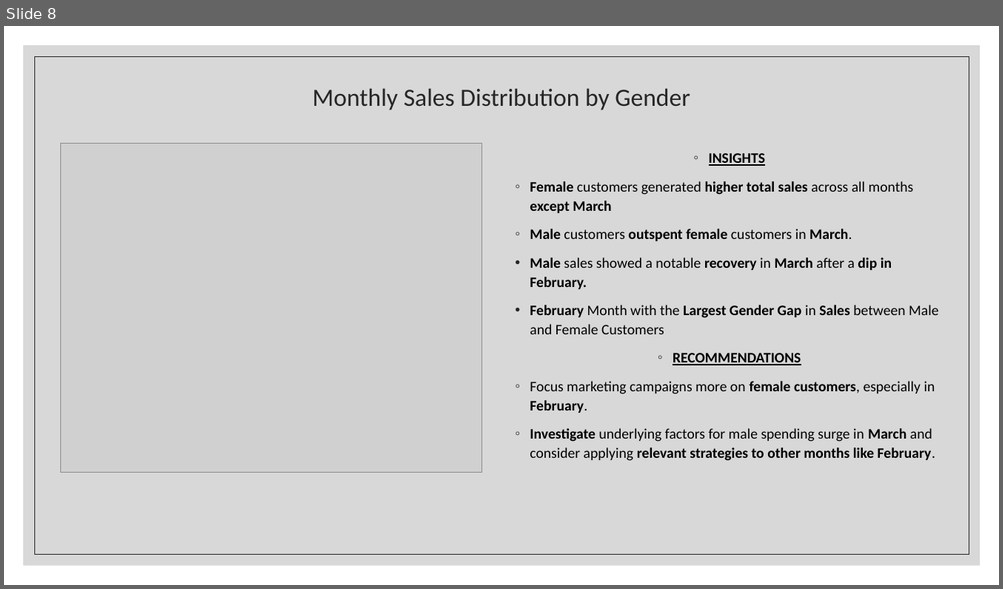
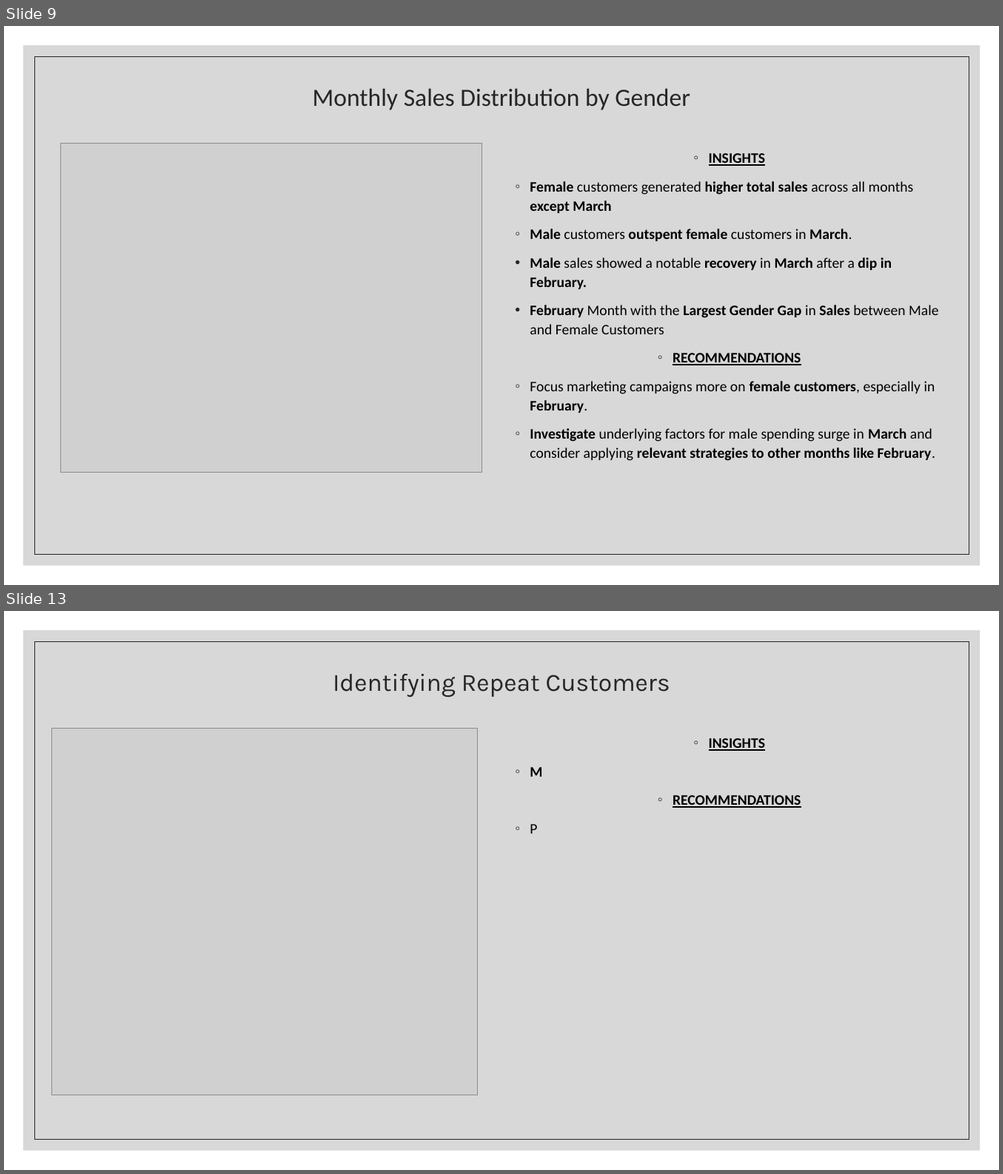
Before and after one commit to ajaythakur958/Walmart-Sales-analysis, a slide deck: Walmart analysis.pptx. Shown one above the other, each under a label of ours: slide 8 before the commit, slides 9 and 13 after it; the slides between them are not shown. The pictures are 1003x589 and 1003x1174 pixels, drawn with LibreOffice and Linux fonts; fonts in the diff are those of the drawing; grey boxes stand for pictures. Boxes give left, top, right and bottom in pixels: in the first picture for what was removed or moved away, otherwise in the second. Text is boxed around its words. In the diff, an @@ line names an element or a change of style, - is before the commit and + after.

```diff
--- a/Walmart analysis.pptx
+++ b/Walmart analysis.pptx
@@ slide 13 added at [4,611,999,1170], background #FFFFFF; not listed: 2 template elements that a slide beside it also shows @@
@@ title added at [333,674,670,697], 24 pt, text #262626 @@
+Identifying Repeat Customers
@@ picture added at [52,729,478,1095] @@
@@ text added at [529,738,800,834], 14 pt, text #000000, bold, underline @@
+◦ INSIGHTS
+◦ M
+◦ RECOMMENDATIONS
+◦ P
@@ what was slide 8 is now slide 9 @@
```
Also in this commit, not shown: 2 slides changed, 7 other slides added, 4 other files.
